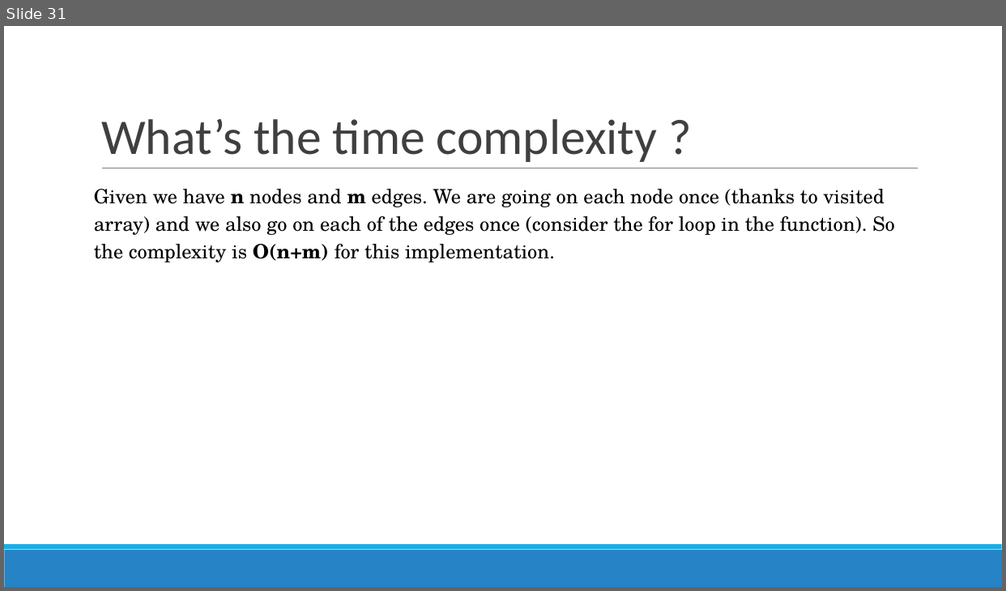
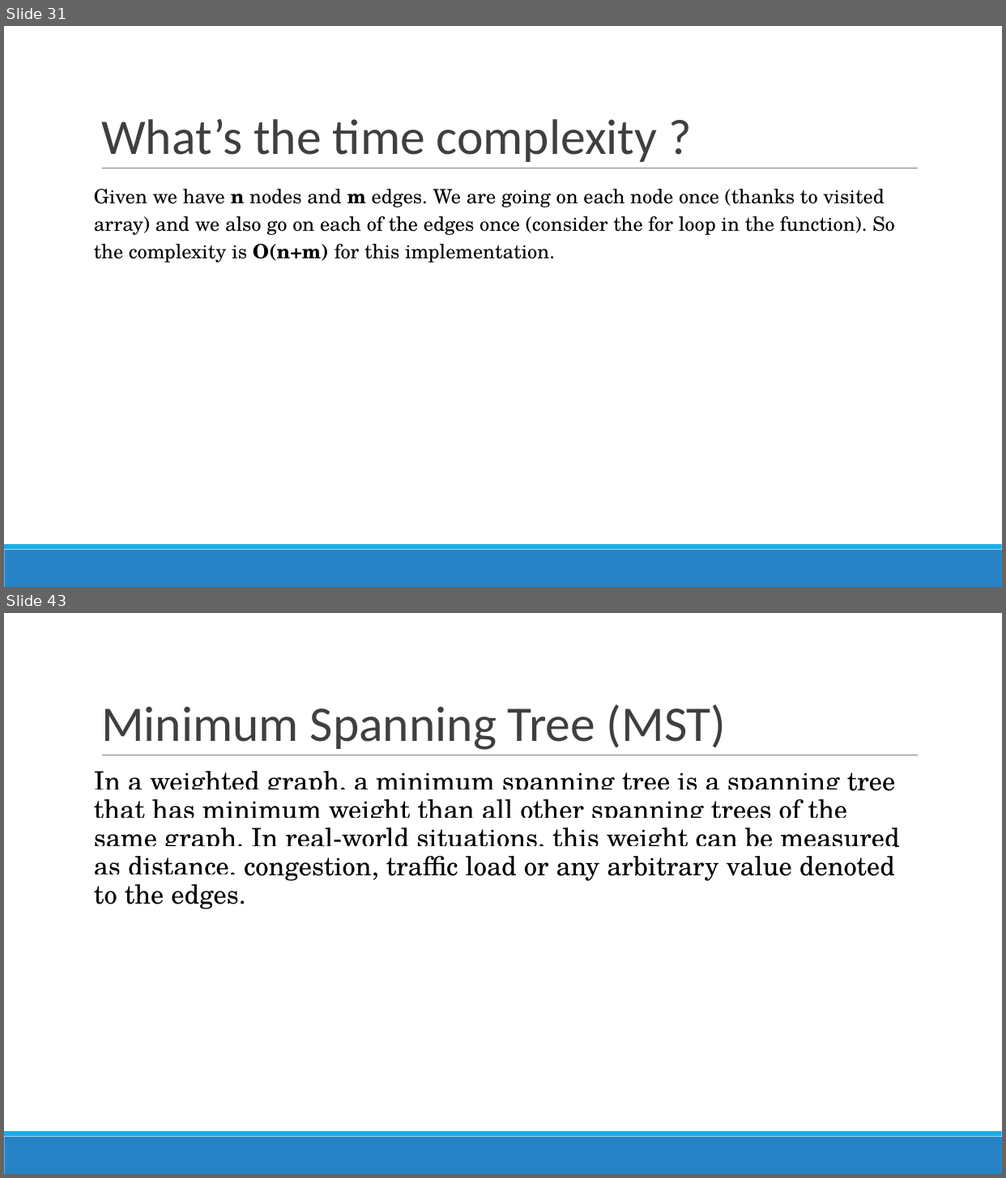
Before and after one commit to poojasabnani/DSA-for-Interviews-GirlScript-EOP, a slide deck: Day 12-13/Graphs.pptx. Shown one above the other, each under a label of ours: slide 31 before the commit, slides 31 and 43 after it; the slides between them are not shown. The pictures are 1006x591 and 1006x1178 pixels, drawn with LibreOffice and Linux fonts; fonts in the diff are those of the drawing. Boxes give left, top, right and bottom in pixels: in the first picture for what was removed or moved away, otherwise in the second. Text is boxed around its words. In the diff, an @@ line names an element or a change of style, - is before the commit and + after.

```diff
--- a/Day 12-13/Graphs.pptx
+++ b/Day 12-13/Graphs.pptx
@@ slide 43 added at bbox=[4, 613, 1002, 1174], background #FFFFFF; not listed: 3 template elements that a slide beside it also shows @@
@@ title added at bbox=[101, 705, 727, 750], 48 pt, text #3F3F3F @@
+Minimum Spanning Tree (MST)
@@ text added at bbox=[94, 771, 899, 909], 25.3 pt, text #000000 @@
+In a weighted graph, a minimum spanning tree is a spanning tree that has minimum weight than all other spanning trees of the same graph. In real-world situations, this weight can be measured as distance, congestion, traffic load or any arbitrary value denoted to the edges.
```
Also in this commit, not shown: 14 other slides added, 1 slide removed, 4 other files.
